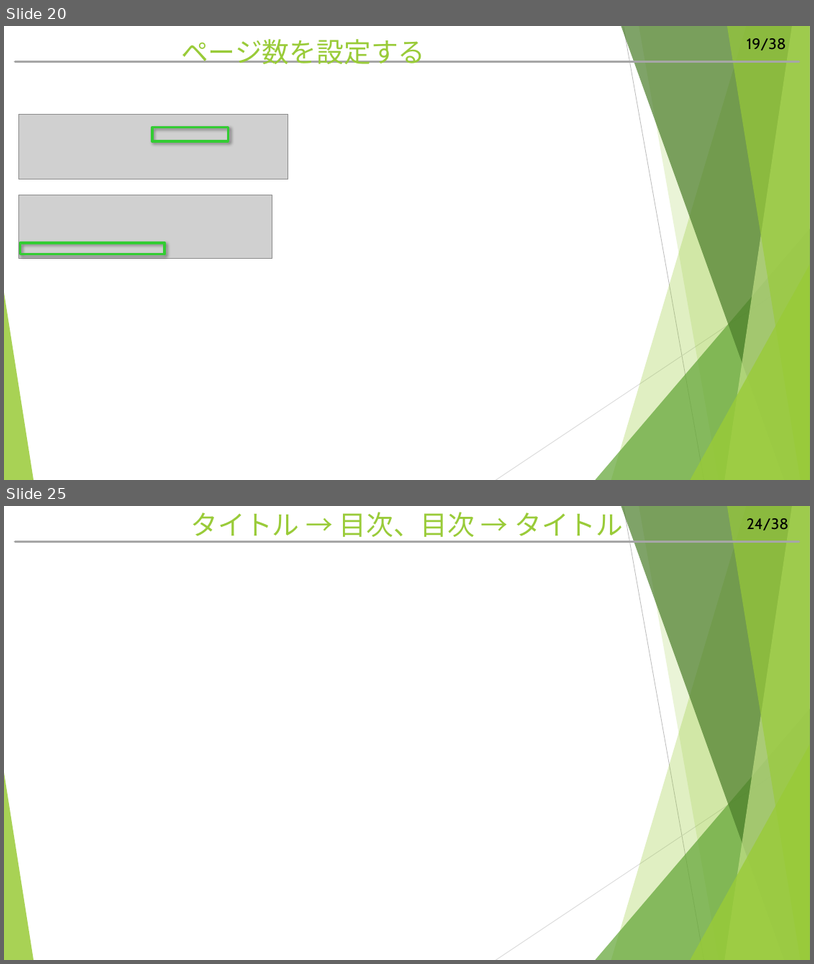
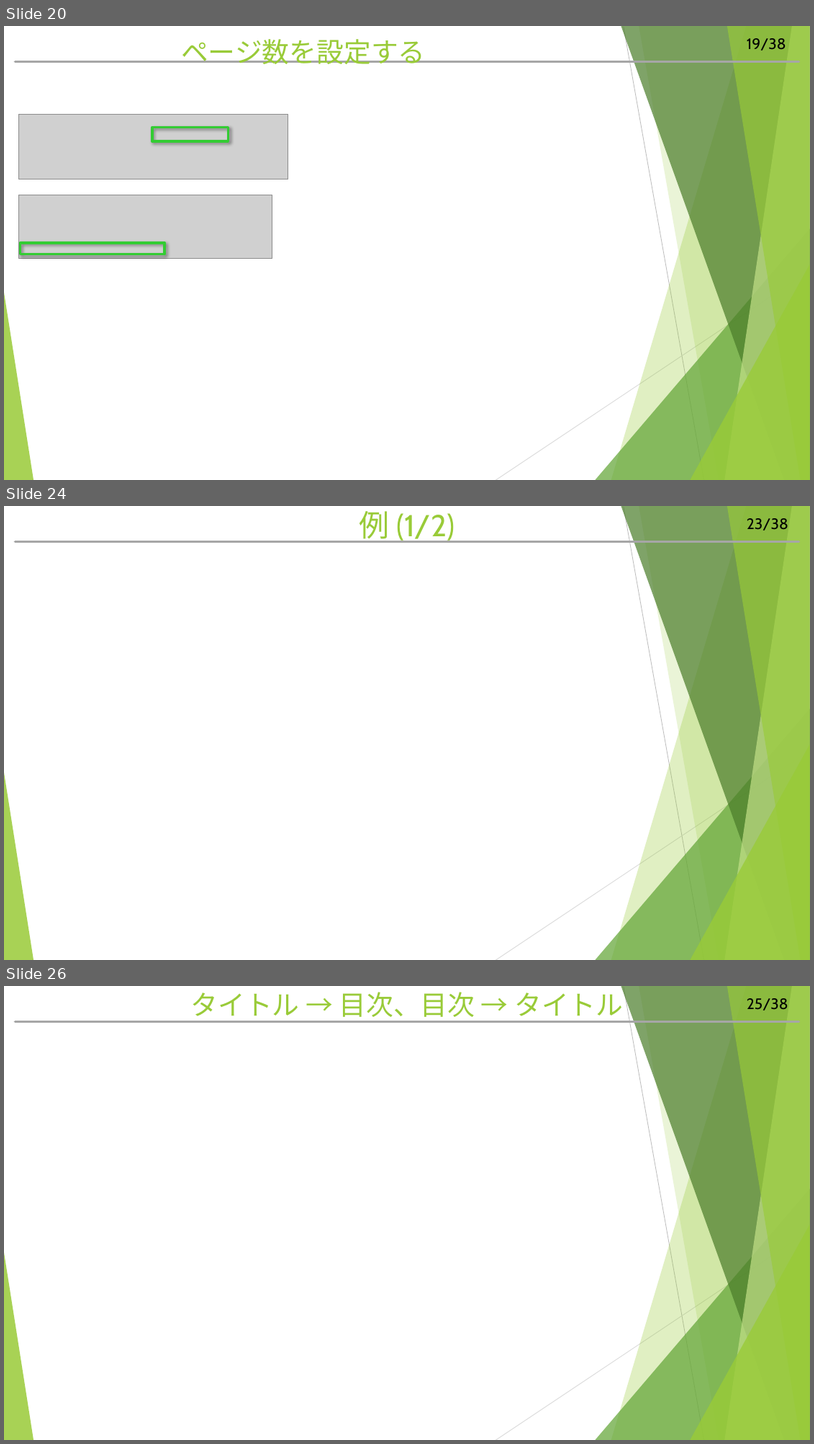
Before and after one commit to hitsuji-ga-u/pawapo, a slide deck: slide/customUI_debug.pptm. Shown one above the other, each under a label of ours: slides 20 and 25 before the commit, slides 20, 24 and 26 after it; the slides between them are not shown. The pictures are 814x964 and 814x1444 pixels, drawn with LibreOffice and Linux fonts; fonts in the diff are those of the drawing; grey boxes stand for pictures. Boxes give left, top, right and bottom in pixels: in the first picture for what was removed or moved away, otherwise in the second. Text is boxed around its words. In the diff, an @@ line names an element or a change of style, - is before the commit and + after.

```diff
--- a/slide/customUI_debug.pptm
+++ b/slide/customUI_debug.pptm
@@ slide 24 added at box(4, 506, 810, 960), background #FFFFFF; not listed: 12 template elements that a slide beside it also shows @@
@@ title added at box(360, 511, 455, 543), 36 pt, text #99CB38 @@
+例 (1/2)
@@ what was slide 25 is now slide 26 @@
@@ page number at box(747, 998, 789, 1010): text changed @@
-24/38
+25/38
```
Also in this commit, not shown: 7 slides changed, 3 other slides added, 3 slides removed, 4 other files.
